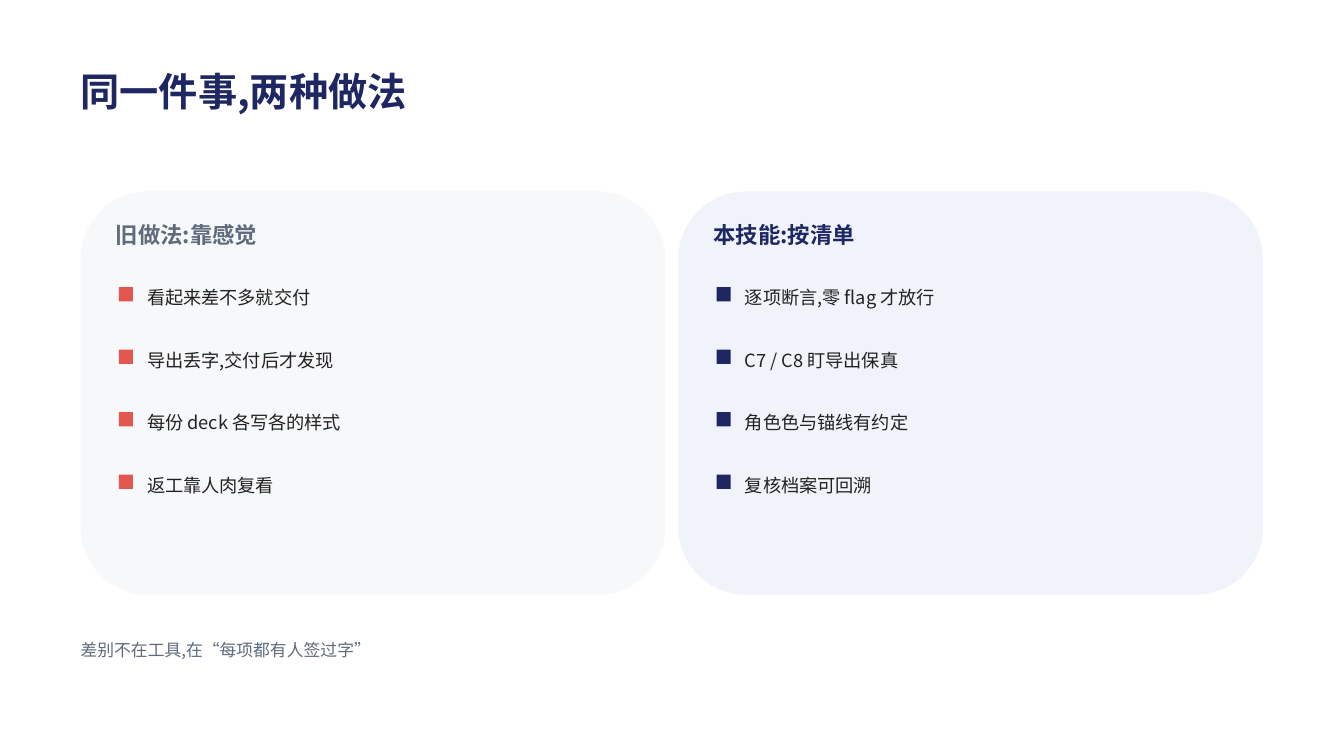
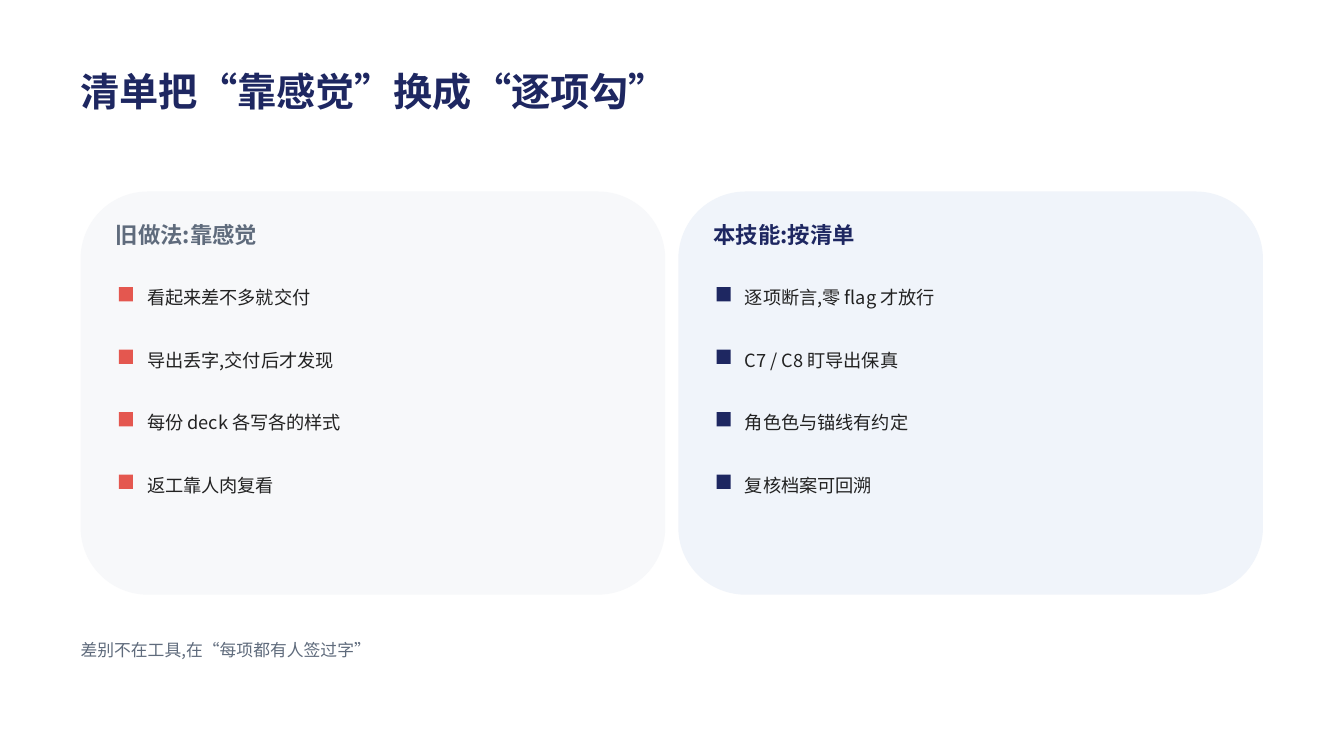
Before and after one commit to Tlaven/skill-repo, a slide deck: slide 9 of pptx-delivery/examples/acceptance-sample/deck.pptx (slide 8 before the commit). Drawn at 1344x756 pixels with LibreOffice and Linux fonts; fonts in the diff are those of the drawing. Boxes give left, top, right and bottom in pixels: in the first picture for what was removed or moved away, otherwise in the second. Text is boxed around its words. In the diff, an @@ line names an element or a change of style, - is before the commit and + after.

```diff
--- a/pptx-delivery/examples/acceptance-sample/deck.pptx
+++ b/pptx-delivery/examples/acceptance-sample/deck.pptx
@@ text at bbox=[81, 72, 668, 110]: text changed @@
-同一件事,两种做法
+清单把“靠感觉”换成“逐项勾”
```
Also in this commit, not shown: 3 other slides changed, 9 slides added, 5 slides removed, 23 other files.
